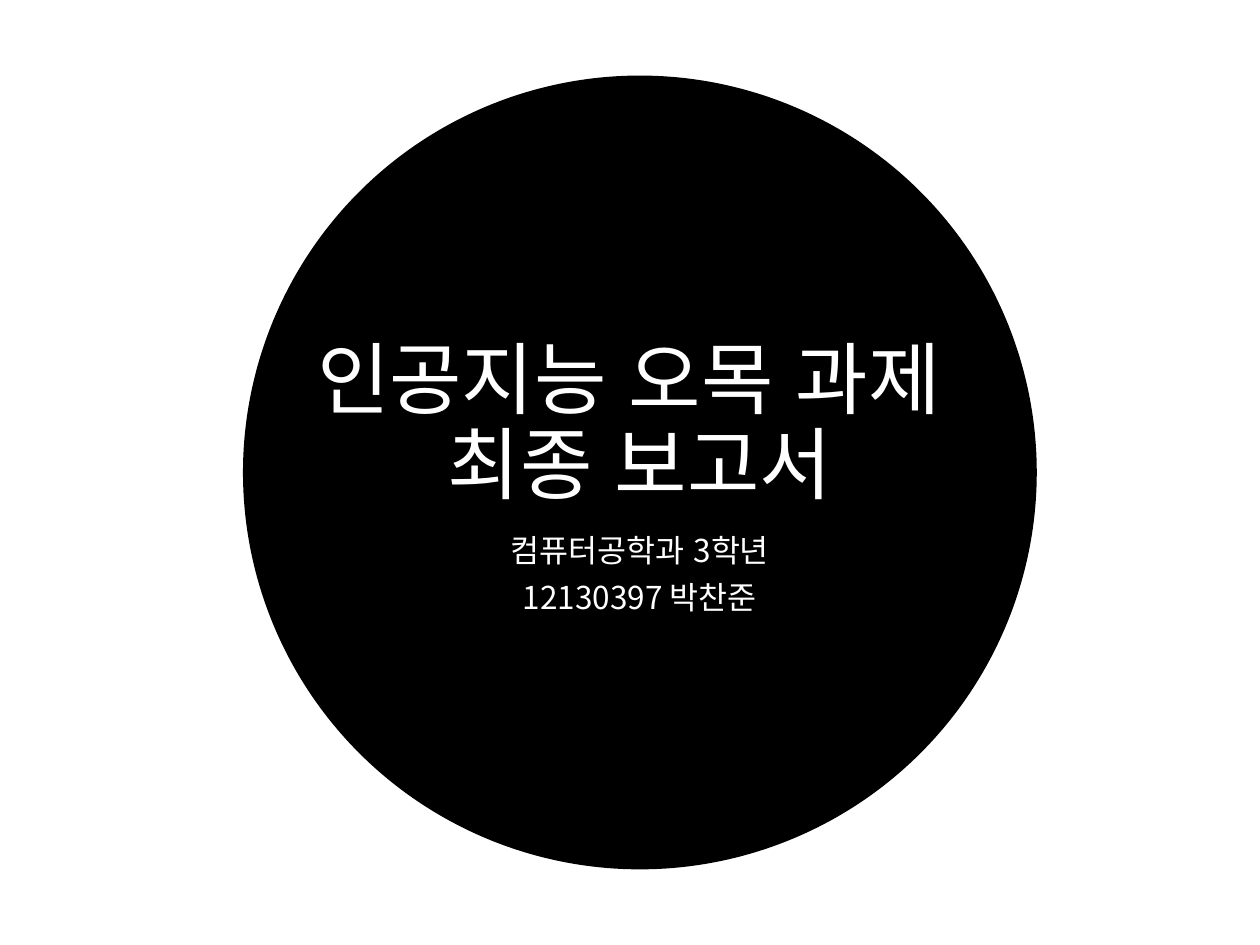
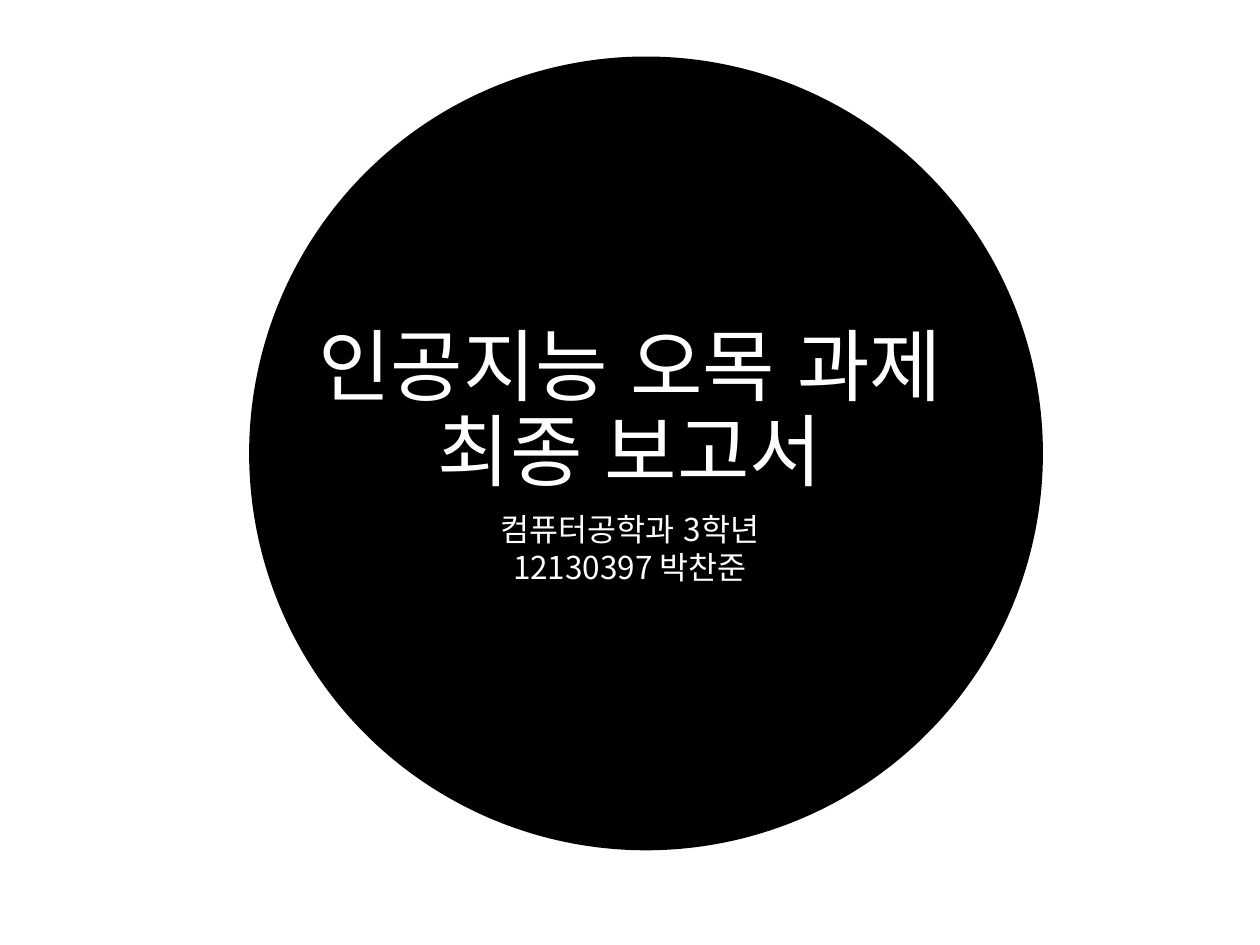
Before and after one commit to ChanJun-Park/AI_Gomoku, a slide deck: slide 1 of 최종보고서.pptx. Drawn at 1260x945 pixels with LibreOffice and Linux fonts; fonts in the diff are those of the drawing. Boxes give left, top, right and bottom in pixels: in the first picture for what was removed or moved away, otherwise in the second. Text is boxed around its words. In the diff, an @@ line names an element or a change of style, - is before the commit and + after.

```diff
--- a/최종보고서.pptx
+++ b/최종보고서.pptx
@@ ellipse: place and size @@
-ellipse at (243,76,1037,869)
+ellipse at (249,57,1043,850)
@@ title "인공지능 오목 과제 최종 보고서": place and size @@
-title "인공지능 오목 과제 최종 보고서" at (317,343,941,500)
+title "인공지능 오목 과제 최종 보고서" at (318,330,942,487)
@@ text "컴퓨터공학과 3학년": place and size @@
-text "컴퓨터공학과 3학년" at (511,535,769,612)
+text "컴퓨터공학과 3학년" at (501,514,759,582)
@@ text "컴퓨터공학과 3학년" at (501,514,759,582): line spacing 0.9 to 1; less space between paragraphs @@
```
Also in this commit, not shown: 5 other slides changed, 15 slides added, 2 other files.
